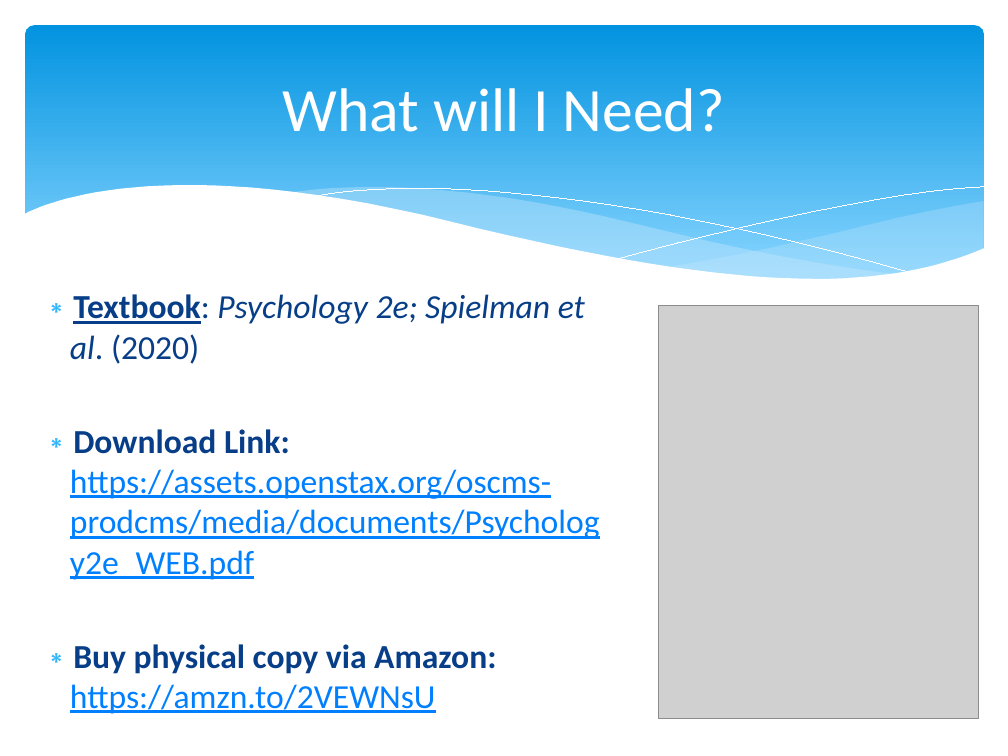
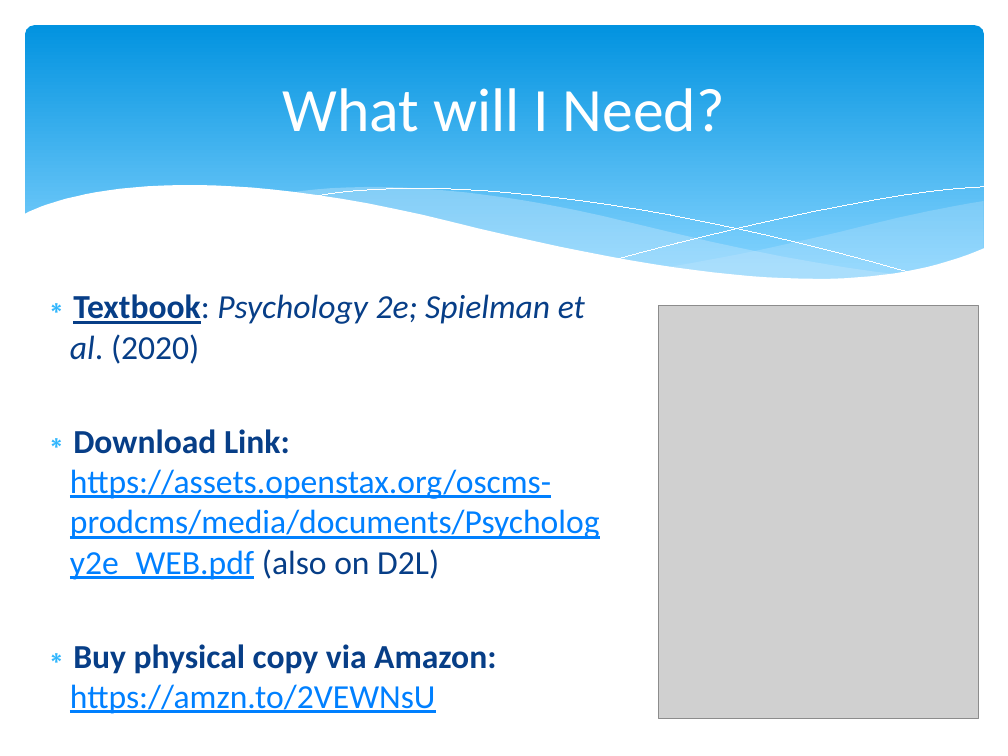
Before and after one commit to npm27/Teaching-Materials, a slide deck: slide 5 of Gen Psych II/Slides/0 Gen Psych II First Day Info.pptx. Drawn at 1008x756 pixels with LibreOffice and Linux fonts; fonts in the diff are those of the drawing; grey boxes stand for pictures. Boxes give left, top, right and bottom in pixels: in the first picture for what was removed or moved away, otherwise in the second. Text is boxed around its words. In the diff, an @@ line names an element or a change of style, - is before the commit and + after.

```diff
--- a/Gen Psych II/Slides/0 Gen Psych II First Day Info.pptx
+++ b/Gen Psych II/Slides/0 Gen Psych II First Day Info.pptx
@@ text at (x1=70, y1=429, x2=600, y2=580): text changed @@
-∗ Download Link: https://assets.openstax.org/oscms-prodcms/media/documents/Psychology2e_WEB.pdf
+∗ Download Link: https://assets.openstax.org/oscms-prodcms/media/documents/Psychology2e_WEB.pdf (also on D2L)
```
Also in this commit, not shown: 1 other slide changed.
